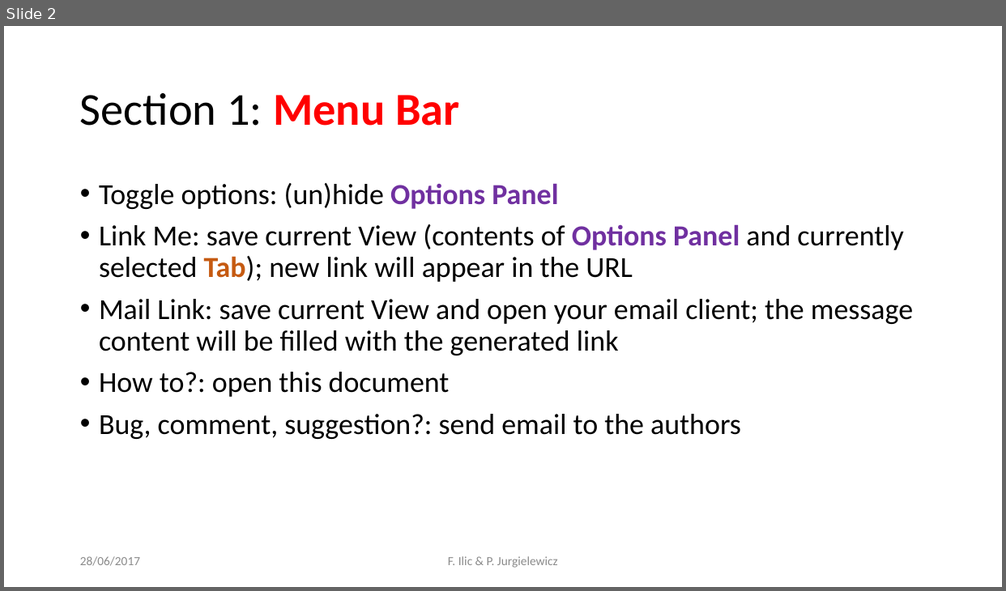
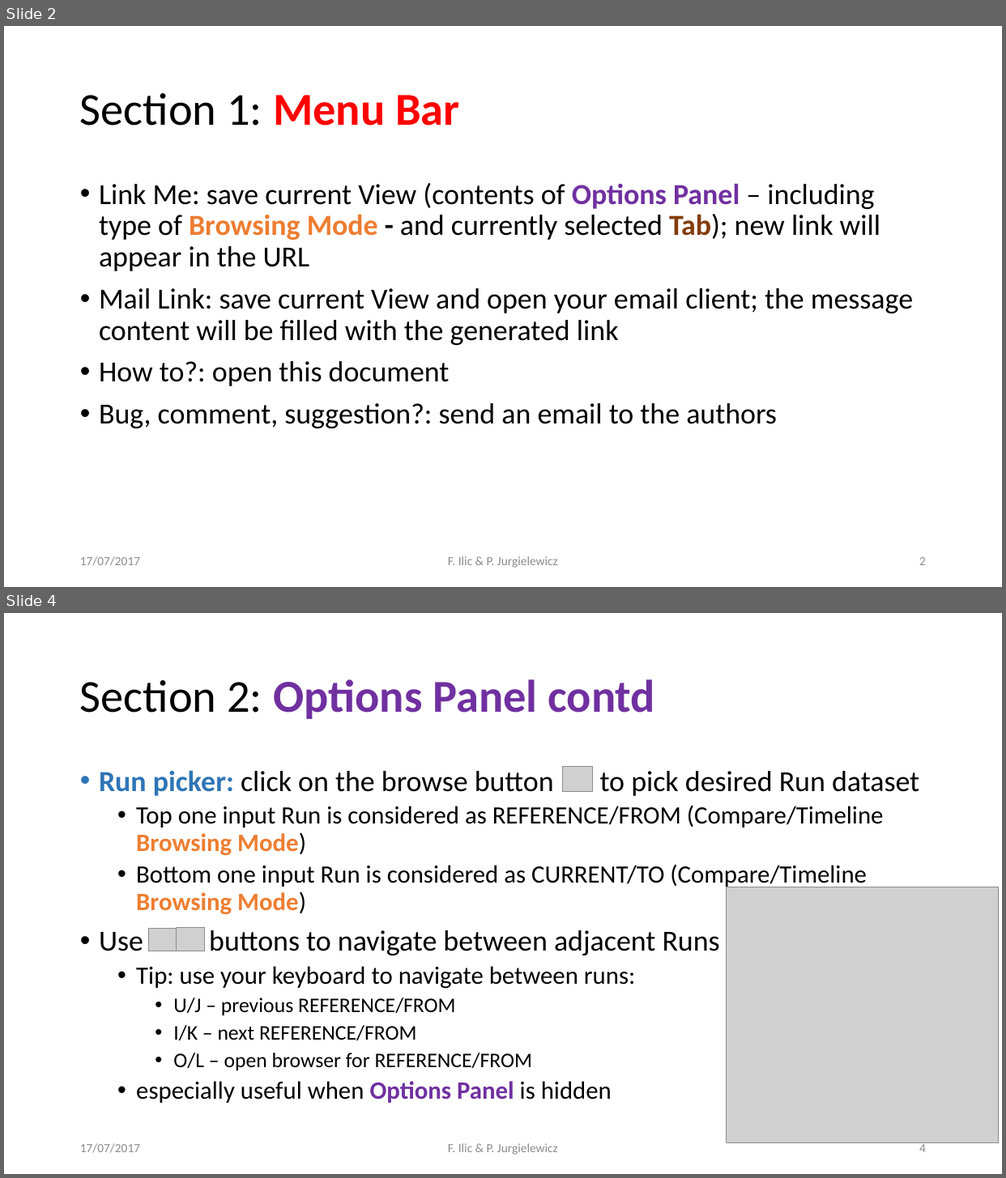
Before and after one commit to sroychow/cmsTrackerMaps, a slide deck: doc/tkmap_manual.pptx. Shown one above the other, each under a label of ours: slide 2 before the commit, slides 2 and 4 after it; the slides between them are not shown. The pictures are 1006x591 and 1006x1178 pixels, drawn with LibreOffice and Linux fonts; fonts in the diff are those of the drawing; grey boxes stand for pictures. Boxes give left, top, right and bottom in pixels: in the first picture for what was removed or moved away, otherwise in the second. Text is boxed around its words. In the diff, an @@ line names an element or a change of style, - is before the commit and + after.

```diff
--- a/doc/tkmap_manual.pptx
+++ b/doc/tkmap_manual.pptx
@@ slide 4 added at [4,613,1002,1174], background #FFFFFF @@
@@ title added at [80,679,655,719], 44 pt, text #7030A0, bold @@
+Section 2: Options Panel contd
@@ text added at [99,770,919,1103], 24 pt, text #000000 @@
+• Run picker: click on the browse button to pick desired Run dataset
+  • Top one input Run is considered as REFERENCE/FROM (Compare/Timeline Browsing Mode)
+  • Bottom one input Run is considered as CURRENT/TO (Compare/Timeline Browsing Mode)
+• Use buttons to navigate between adjacent Runs
+  • Tip: use your keyboard to navigate between runs:
+    • U/J – previous REFERENCE/FROM
+    • I/K – next REFERENCE/FROM
+    • O/L – open browser for REFERENCE/FROM
+  • especially useful when Options Panel is hidden
@@ picture added at [562,766,592,792] @@
@@ picture added at [727,888,999,1144] @@
@@ picture added at [177,927,205,952] @@
@@ picture added at [148,929,177,952] @@
@@ text added at [80,1144,140,1153], 12 pt, text #8C8C8C @@
+17/07/2017
@@ text added at [448,1144,558,1155], 12 pt, text #8C8C8C @@
+F. Ilic & P. Jurgielewicz
@@ page number added at [919,1142,926,1152], 12 pt, text #8C8C8C @@
+4
@@ slide 2 changed as well @@
@@ text at [99,183,880,271]: text changed @@
-• Toggle options: (un)hide Options Panel
-• Link Me: save current View (contents of Options Panel and currently selected Tab); new link will appear in the URL
+• Link Me: save current View (contents of Options Panel – including type of Browsing Mode - and currently selected Tab); new link will appear in the URL
@@ text at [99,403,777,429]: text changed @@
-• Bug, comment, suggestion?: send email to the authors
+• Bug, comment, suggestion?: send an email to the authors
@@ text at [80,557,140,566]: text changed @@
-28/06/2017
+17/07/2017
@@ page number added at [919,557,926,565], 12 pt, text #8C8C8C @@
+2
```
Also in this commit, not shown: 6 other slides changed, 5 other slides added, 7 other files.
